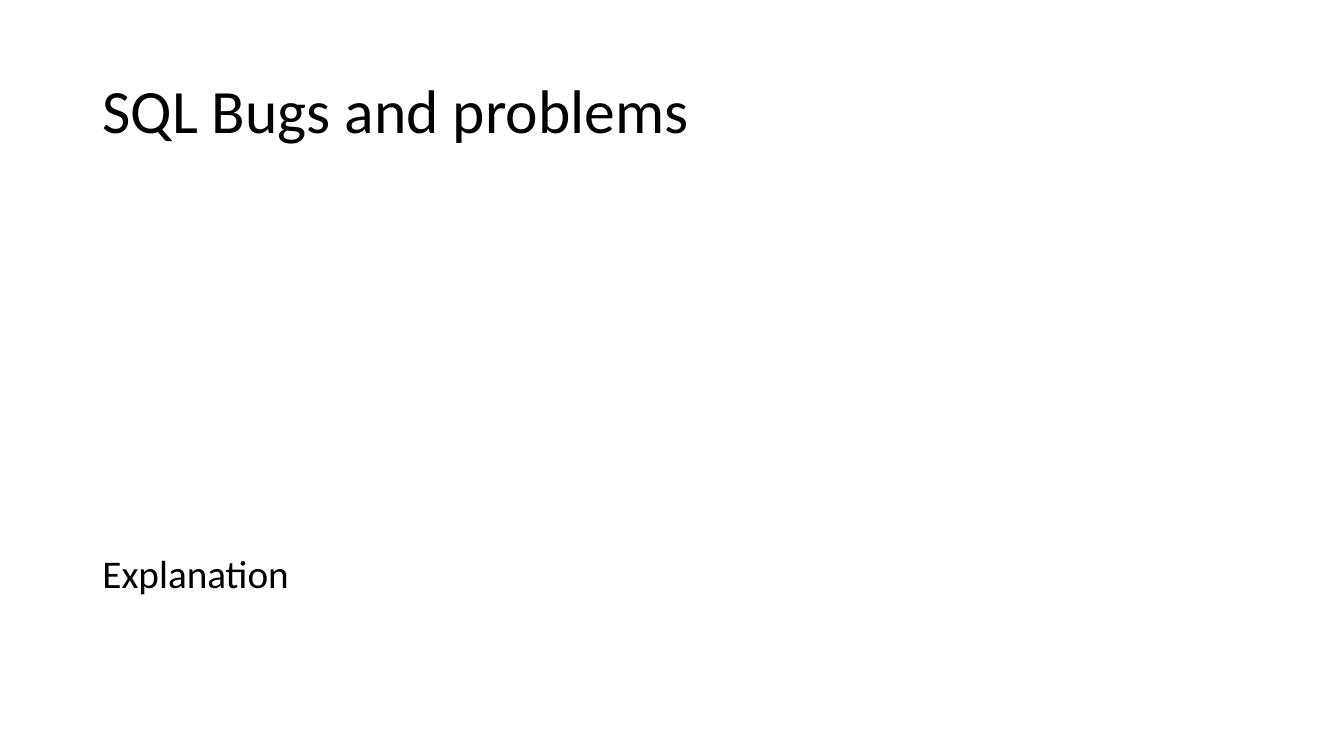
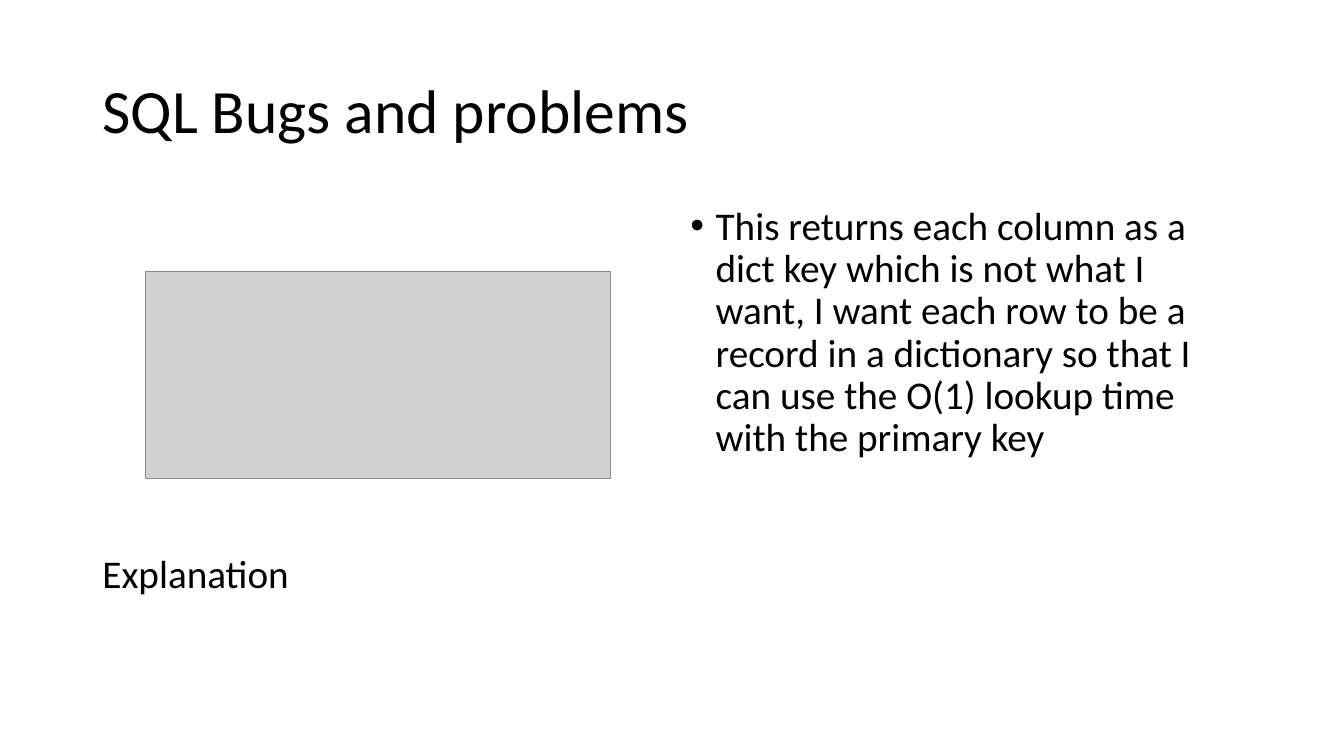
Before and after one commit to curtben1/actualCoursework, a slide deck: slide 8 of dev log.pptx. Drawn at 1344x756 pixels with LibreOffice and Linux fonts; fonts in the diff are those of the drawing; grey boxes stand for pictures. Boxes give left, top, right and bottom in pixels: in the first picture for what was removed or moved away, otherwise in the second. Text is boxed around its words. In the diff, an @@ line names an element or a change of style, - is before the commit and + after.

```diff
--- a/dev log.pptx
+++ b/dev log.pptx
@@ text added at bbox=[716, 212, 1191, 458], 28 pt, text #000000 @@
+• This returns each column as a dict key which is not what I want, I want each row to be a record in a dictionary so that I can use the O(1) lookup time with the primary key
@@ picture added at bbox=[145, 272, 611, 479] @@
```
Also in this commit, not shown: 1 slide added.
